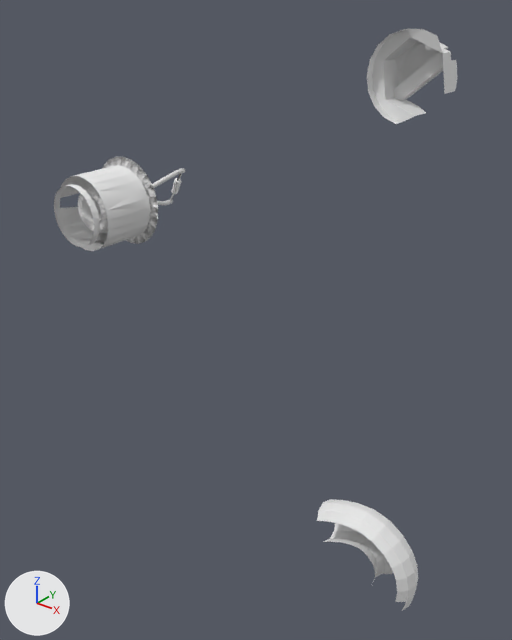
A saved change to the OBJ model DarkChaos-Dev/gameitems/Primitive.LM_L_LH1_Parts.obj.
Both versions are drawn from a 50 mm lens placed at (-162.7, -247.7, 712.6), pointed at (-264.7, -120.2, 633.6). Every picture has the same lights, and +X, +Y and +Z are marked at lower left. Where no turn or scale is listed for an object, it has been applied to the vertices. Vertices at the same position are counted once.

Names of what the first picture shows: 'LM_L_LH1_Parts'.
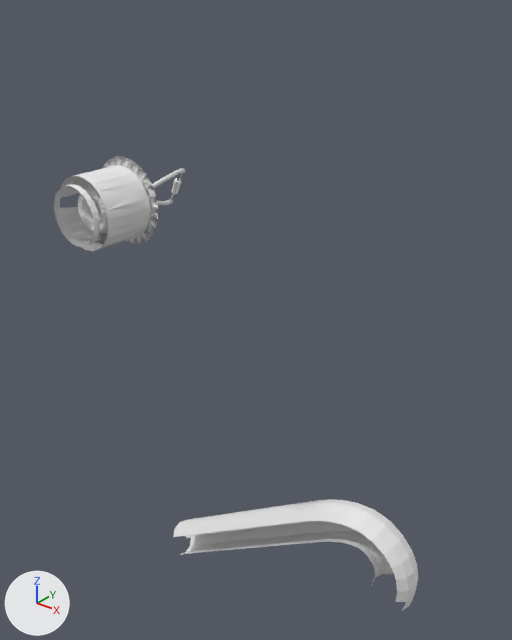
What the commit changed:
me_lm_l_lh1_parts is used by ob_lm_l_lh1_parts; location (0.0, 0.0, 0.0).
me_lm_l_lh1_parts had 705 vertices, 1133 faces and spanned x -287.2..-214.1, y -162.8..-87.6, z 565.3..702.2.
me_lm_l_lh1_parts now has 661 vertices, 1071 faces and spans x -304.4..-214.1, y -162.8..-112.9, z 534.6..678.4.
me_lm_l_lh1_parts part 1: the loose piece of 66 vertices spanning x -250.0..-231.8, y -97.8..-87.6, z 682.0..702.2 is deleted.
Part 2, on me_lm_l_lh1_parts:
22 vertices are added at x -304.4..-244.7, y -123.2..-112.9, z 534.6..583.0.
39 new faces join them.

Where the change shows, as pixel boxes (x1, y1, x2, y2) in the pictures (512 x 640 px):
'LM_L_LH1_Parts', reshaped (10% narrower, 22% shorter): before (54, 28, 457, 610); after (54, 157, 418, 610)
part 1 of me_lm_l_lh1_parts, deleted: before (367, 28, 457, 124)
part 2 of me_lm_l_lh1_parts, added: after (173, 499, 335, 555)
